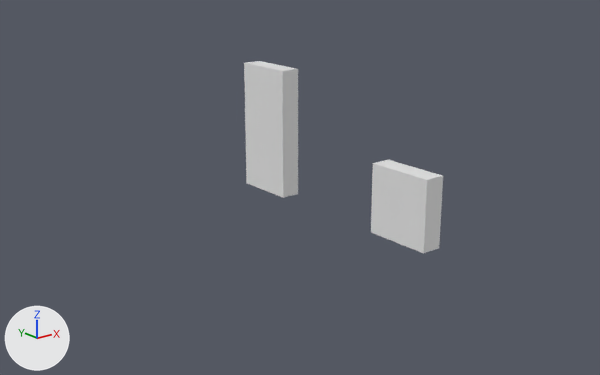
The Blender file simulation/simulation.blend: old version first, new version second.
Before and after are seen from a 50 mm camera at (-7.72, -6.89, 4.06) aimed at (-0.04, 2.72, 0.22). Lighting does not change. The marker at lower left points along +X, +Y and +Z.

Objects in the first picture: '2', '3'.
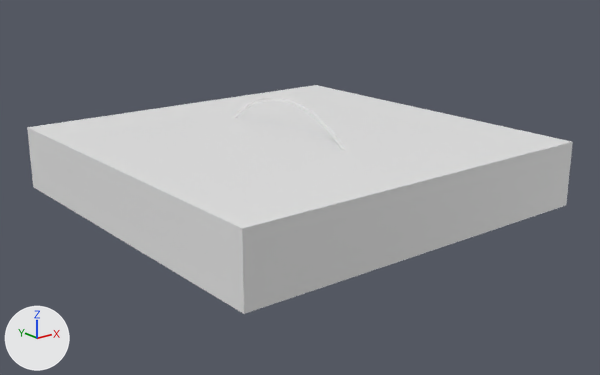
Where the change shows, as pixel boxes [x1, y1, x2, y2] in the pictures (600 x 375 px):
'3', mesh rescaled, moved (595% wider, 34% taller): before [244, 61, 298, 198]; after [192, 130, 573, 314]
'5', added: after [150, 119, 517, 285]
'6', added: after [113, 109, 467, 259]
'8', added: after [81, 100, 423, 238]
'10', added: after [53, 92, 384, 219]
'11', added: after [27, 85, 348, 202]
'1', added: after [234, 98, 346, 151]
part 2 of me_2mesh_022, built on: before [371, 160, 443, 253]

Diff of the bpy script that builds the scene:
```diff
--- a/simulation/simulation.blend.py
+++ b/simulation/simulation.blend.py
@@ me_3mesh_025 @@
 me_3mesh_025.from_pydata(...)  # 8 vertices, 6 faces; spans x -0.15..0.15, y -0.5..0.5, z -1.0..1.0
 # used by ob_3; location = (0.0, 3.5, 1.0)
+# me_3mesh_025 part 1: the whole mesh is scaled about its middle by (20, 1, 0.5)
@@ me_2mesh_022 @@
 # used by ob_2; location = (0.0, 0.5, 0.5)
-me_2mesh_022.from_pydata(...)  # 8 vertices, 6 faces; spans x -0.15..0.15, y -0.5..0.5, z -0.5..0.5
+me_2mesh_022.from_pydata(...)  # 360 vertices, 358 faces; spans x -0.004..0.004, y -1.132..0.371, z -0.378..0.048
+# me_2mesh_022 part 2: 8 vertices removed from x -0.15..0.15, y -0.5..0.5, z -0.5..0.5; 360 vertices added at x -0.004..0.004, y -1.132..0.371, z -0.378..0.048
@@ me_1mesh_003 @@
+me_1mesh_003.from_pydata(...)  # 360 vertices, 358 faces; spans x -0.01..0.01, y -1.49..1.51, z -0.64..0.02
@@ me_5mesh_003 @@
+me_5mesh_003.from_pydata(...)  # a box spanning x -3.0..3.0, y -0.5..0.5, z -0.5..0.5
@@ ob_3 @@
 ob_3 = bpy.data.objects.new('3', me_3mesh_025)
-ob_3.location = (0.0, 3.5, 1.0)
+ob_3.location = (0.0, 0.5, 0.5)
@@ ob_1 @@
+ob_1 = bpy.data.objects.new('1', me_1mesh_003)
+ob_1.location = (0.0, 3.14, 1.51)
@@ ob_5 @@
+ob_5 = bpy.data.objects.new('5', me_5mesh_003)
+ob_5.location = (0.0, 1.5, 0.5)
@@ ob_6 @@
+ob_6 = bpy.data.objects.new('6', me_5mesh_003.copy())
+ob_6.location = (0.0, 2.5, 0.5)
@@ ob_8 @@
+ob_8 = bpy.data.objects.new('8', me_5mesh_003.copy())
+ob_8.location = (0.0, 3.5, 0.5)
@@ ob_10 @@
+ob_10 = bpy.data.objects.new('10', me_5mesh_003.copy())
+ob_10.location = (0.0, 4.5, 0.5)
@@ ob_11 @@
+ob_11 = bpy.data.objects.new('11', me_5mesh_003.copy())
+ob_11.location = (0.0, 5.5, 0.5)
```
